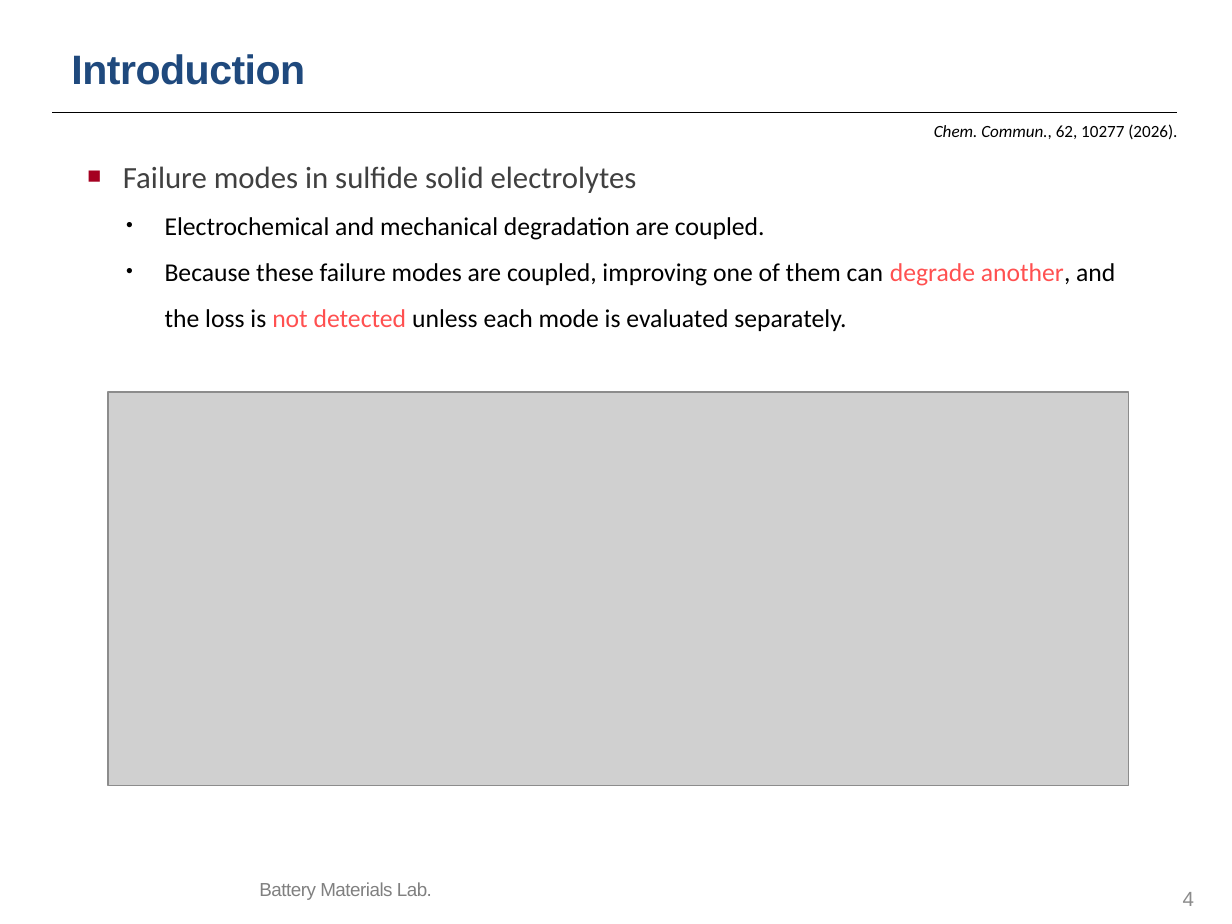
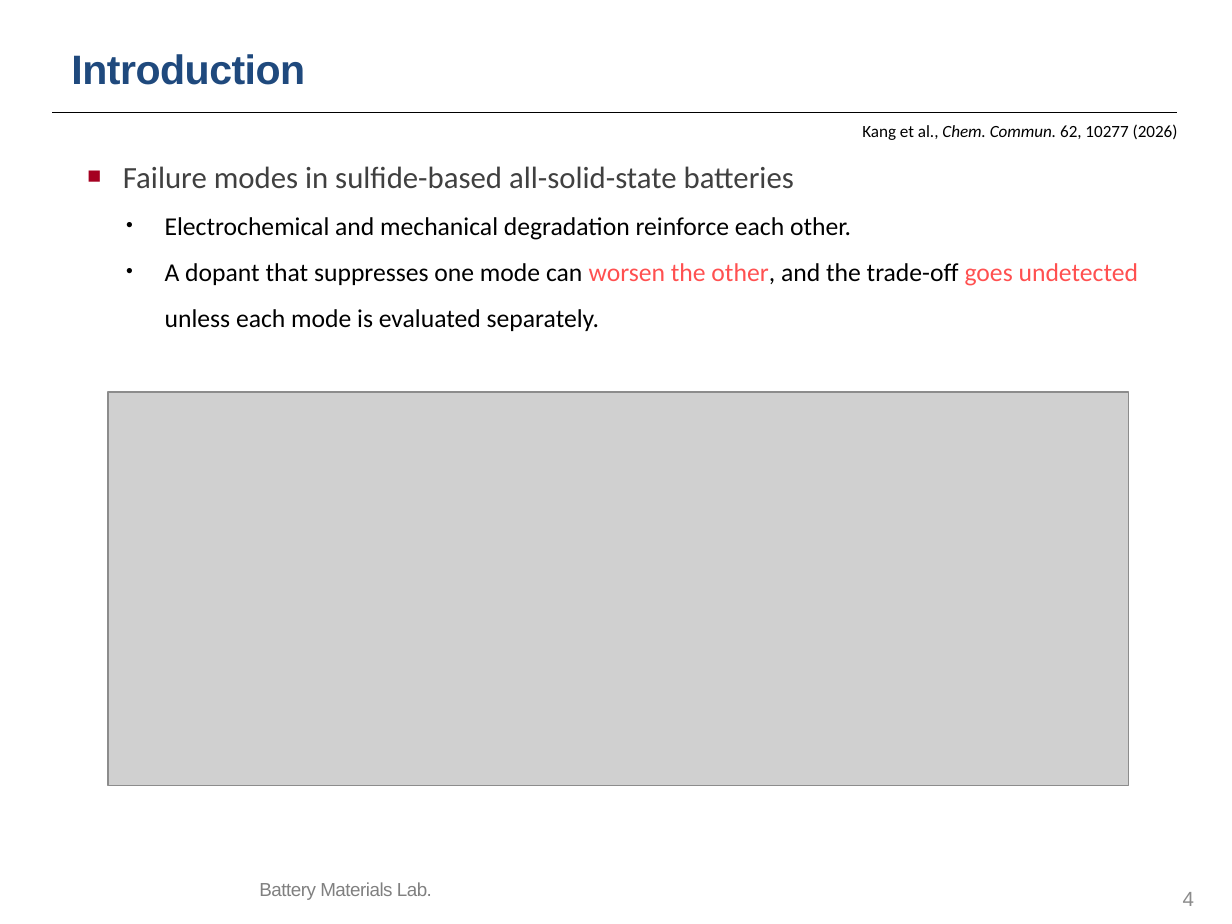
Before and after one commit to yonghoon7153-source/Yonghoon-DEM-DFT, a slide deck: slide 4 of kb/seminars/Research_Seminar_2026_10_13_cascade_progress_lean.pptx. Drawn at 1232x924 pixels with LibreOffice and Linux fonts; fonts in the diff are those of the drawing; grey boxes stand for pictures; background and template pictures are left out. Boxes give left, top, right and bottom in pixels: in the first picture for what was removed or moved away, otherwise in the second. Text is boxed around its words. In the diff, an @@ line names an element or a change of style, - is before the commit and + after.

```diff
--- a/kb/seminars/Research_Seminar_2026_10_13_cascade_progress_lean.pptx
+++ b/kb/seminars/Research_Seminar_2026_10_13_cascade_progress_lean.pptx
@@ text at <box>862,124,1178,140</box>: text changed @@
-Chem. Commun., 62, 10277 (2026).
+Kang et al., Chem. Commun. 62, 10277 (2026)
@@ text at <box>123,166,1138,331</box>: text changed @@
-■ Failure modes in sulfide solid electrolytes
-• Electrochemical and mechanical degradation are coupled.
-• Because these failure modes are coupled, improving one of them can degrade another, and the loss is not detected unless each mode is evaluated separately.
+■ Failure modes in sulfide-based all-solid-state batteries
+• Electrochemical and mechanical degradation reinforce each other.
+• A dopant that suppresses one mode can worsen the other, and the trade-off goes undetected unless each mode is evaluated separately.
```
Also in this commit, not shown: 6 other files.
